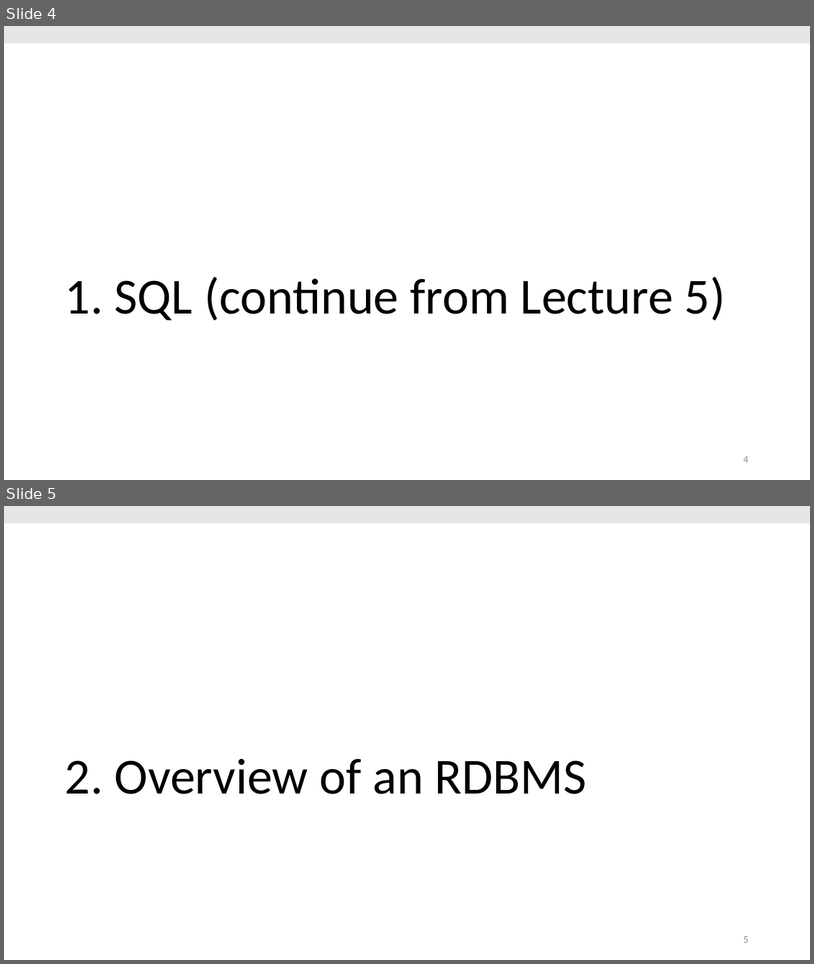
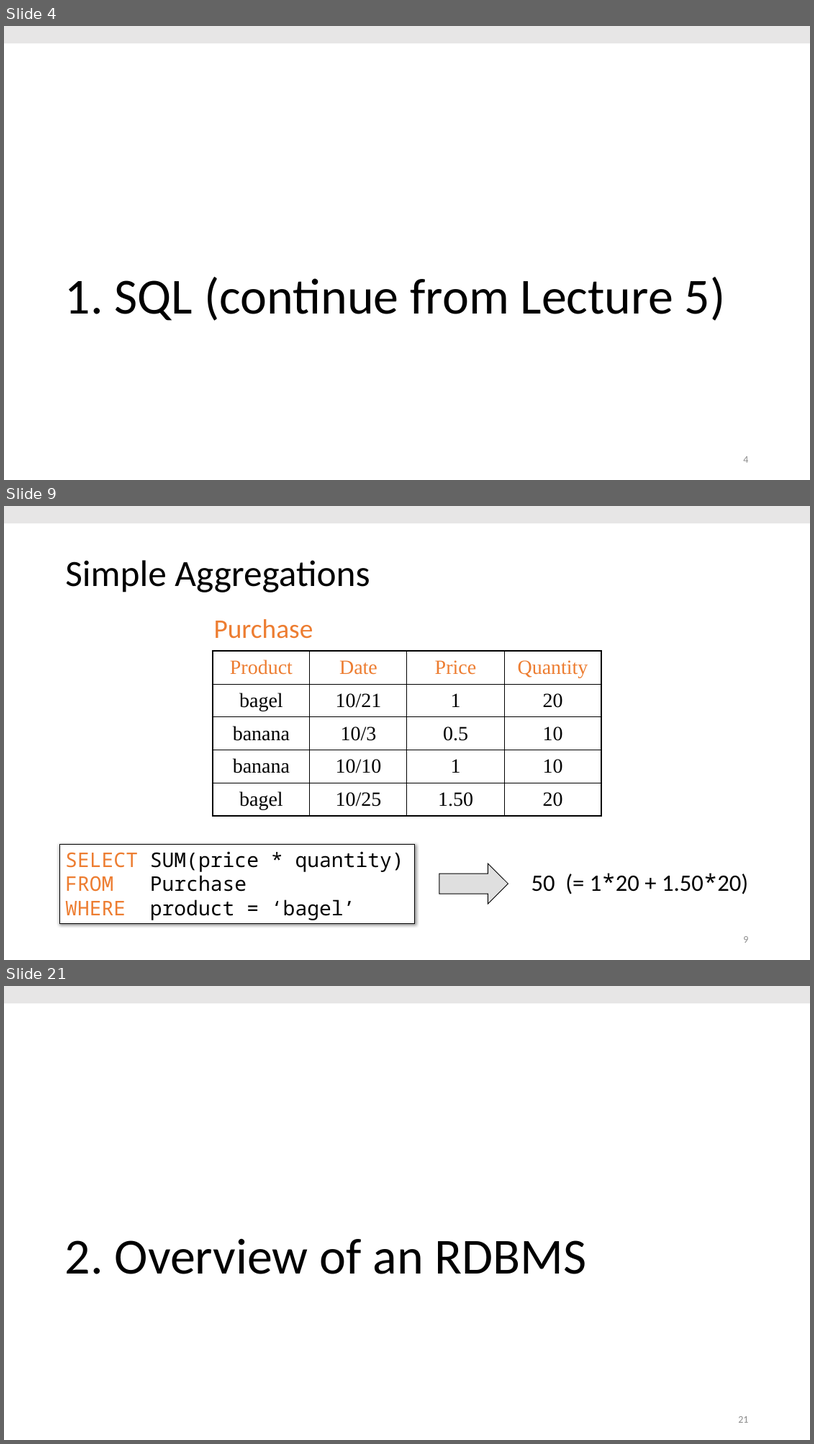
Before and after one commit to thodrek/cs639_spring19, a slide deck: lectures/lecture-6/Lecture_6_Princ.pptx. Shown one above the other, each under a label of ours: slides 4 and 5 before the commit, slides 4, 9 and 21 after it; the slides between them are not shown. The pictures are 814x964 and 814x1444 pixels, drawn with LibreOffice and Linux fonts; fonts in the diff are those of the drawing. Boxes give left, top, right and bottom in pixels: in the first picture for what was removed or moved away, otherwise in the second. Text is boxed around its words. In the diff, an @@ line names an element or a change of style, - is before the commit and + after.

```diff
--- a/lectures/lecture-6/Lecture_6_Princ.pptx
+++ b/lectures/lecture-6/Lecture_6_Princ.pptx
@@ slide 9 added at [4, 506, 810, 960], background #FFFFFF @@
@@ rectangle added at [4, 506, 810, 523], fill #E7E6E6 @@
@@ title added at [65, 560, 370, 592], 44 pt, text #000000 @@
+Simple Aggregations
@@ text added at [214, 619, 314, 638], 32 pt, text #ED7D31 @@
+Purchase
@@ table added at [213, 651, 602, 816], 5 rows, 4 columns @@
+Product | Date | Price | Quantity
+bagel | 10/21 | 1 | 20
+banana | 10/3 | 0.5 | 10
+banana | 10/10 | 1 | 10
+bagel | 10/25 | 1.50 | 20
@@ rectangle added at [59, 844, 415, 923], fill #FFFFFF, outline #000000 0.75 pt, 24 pt, text #000000 @@
+SELECT SUM(price * quantity)
+FROM Purchase
+WHERE product = ‘bagel’
@@ right arrow added at [440, 864, 509, 904], fill #C0C0C0 at 50% opacity, outline #000000 0.75 pt @@
@@ text added at [532, 872, 748, 894], 28 pt, text #000000 @@
+50 (= 1*20 + 1.50*20)
@@ page number added at [743, 936, 748, 942], 12 pt, text #8C8C8C @@
+9
@@ what was slide 5 is now slide 21 @@
@@ page number at [738, 1416, 748, 1422]: text changed @@
-5
+21
```
Also in this commit, not shown: 15 other slides added, 3 other files.
